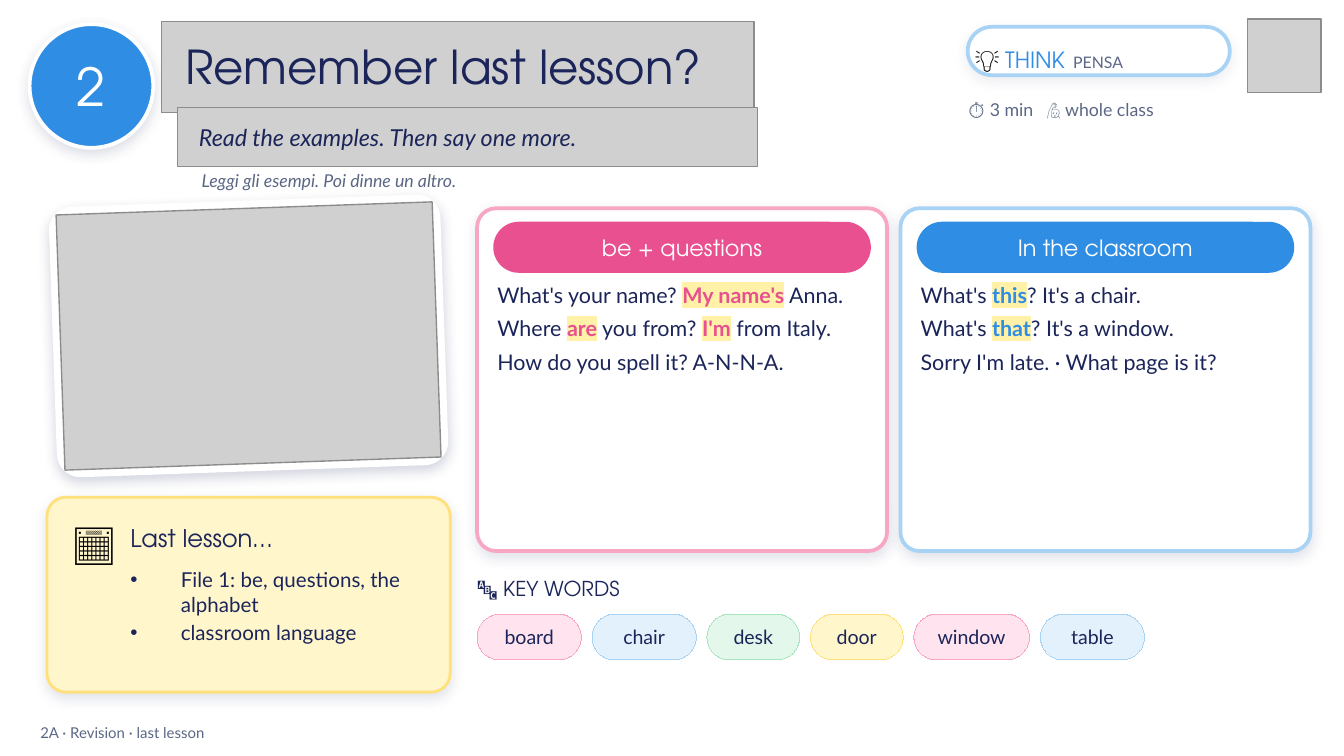
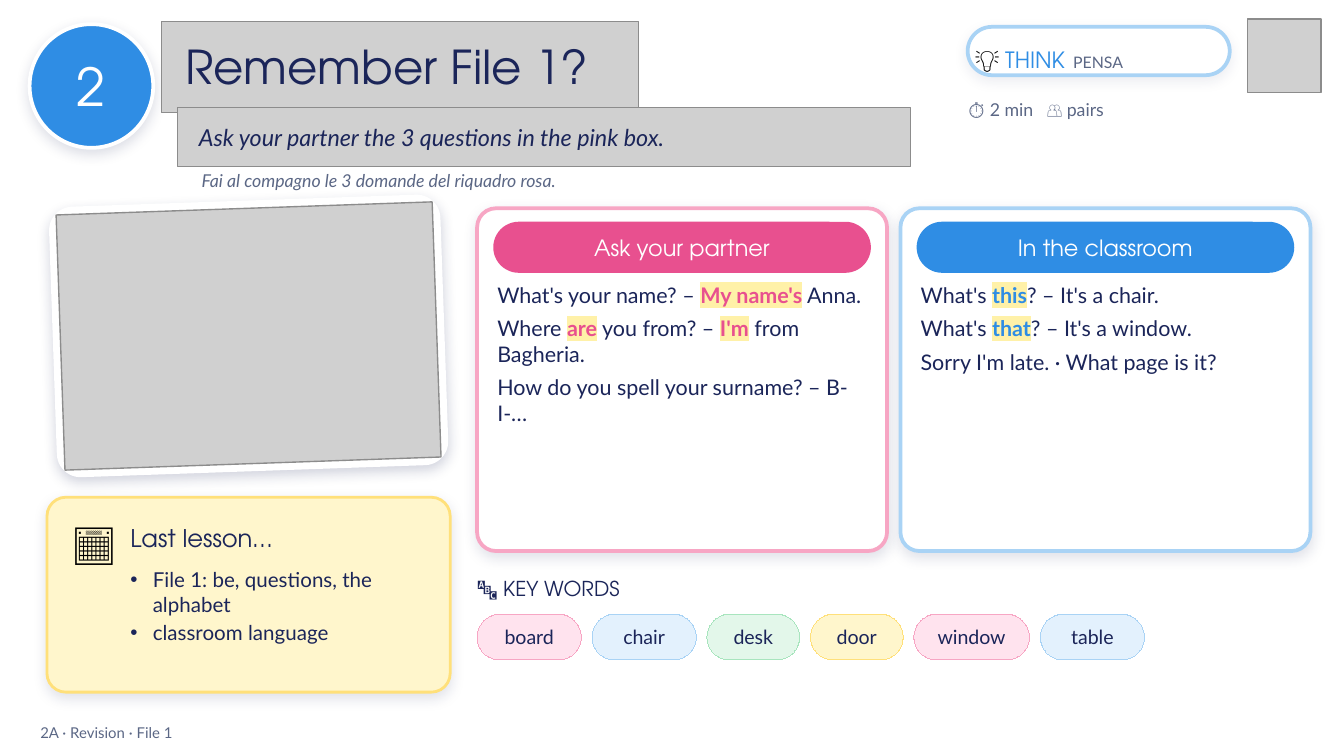
Before and after one commit to londonlanguageschool/Bagheria-, a slide deck: slide 2 of materials/EFE/EFE_2A_Tidy_or_untidy.pptx. Drawn at 1344x756 pixels with LibreOffice and Linux fonts; fonts in the diff are those of the drawing; grey boxes stand for pictures; background and template pictures are left out. Boxes give left, top, right and bottom in pixels: in the first picture for what was removed or moved away, otherwise in the second. Text is boxed around its words. In the diff, an @@ line names an element or a change of style, - is before the commit and + after.

```diff
--- a/materials/EFE/EFE_2A_Tidy_or_untidy.pptx
+++ b/materials/EFE/EFE_2A_Tidy_or_untidy.pptx
@@ picture: place and size @@
-picture at box(161, 22, 754, 113)
+picture at box(161, 22, 638, 113)
@@ text at box(185, 49, 588, 85): text changed @@
-Remember last lesson?
+Remember File 1?
@@ picture: place and size @@
-picture at box(177, 108, 758, 167)
+picture at box(177, 108, 911, 167)
@@ text at box(990, 103, 1104, 119): text changed @@
-⏱ 3 min 🙋 whole class
+⏱ 2 min 👥 pairs
@@ text at box(199, 129, 664, 150): text changed @@
-Read the examples. Then say one more.
+Ask your partner the 3 questions in the pink box.
@@ text at box(202, 174, 556, 190): text changed @@
-Leggi gli esempi. Poi dinne un altro.
+Fai al compagno le 3 domande del riquadro rosa.
@@ text in rounded rectangle at box(594, 239, 769, 261): text changed @@
-be + questions
+Ask your partner
@@ text at box(497, 287, 861, 421): text changed @@
-What's your name? My name's Anna.
-Where are you from? I'm from Italy.
-How do you spell it? A-N-N-A.
+What's your name? – My name's Anna.
+Where are you from? – I'm from Bagheria.
+How do you spell your surname? – B-I-…
@@ text at box(921, 284, 1192, 342): text changed @@
-What's this? It's a chair.
-What's that? It's a window.
+What's this? – It's a chair.
+What's that? – It's a window.
@@ text "File 1: be, questions, the ..." at box(153, 572, 372, 644): indent changed @@
@@ text at box(40, 727, 173, 738): text changed @@
-2A · Revision · last lesson
+2A · Revision · File 1
```
Also in this commit, not shown: 11 other slides changed, 5 slides added, 3 slides removed, 2 other files.
